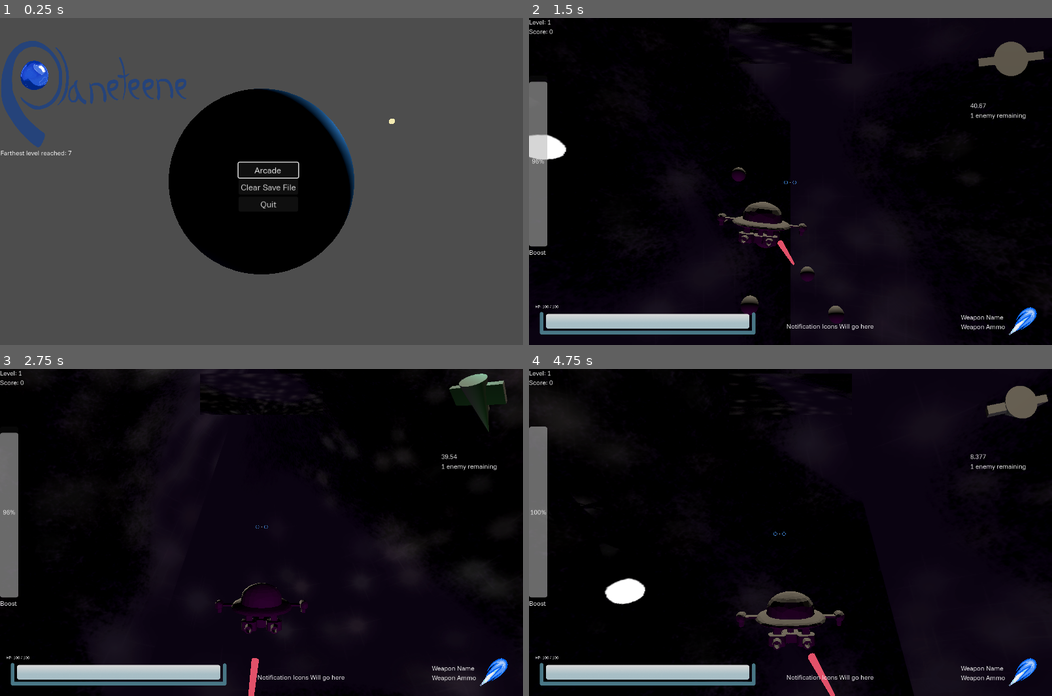
Above: before the commit, frames 1-4 (two rows, left to right).
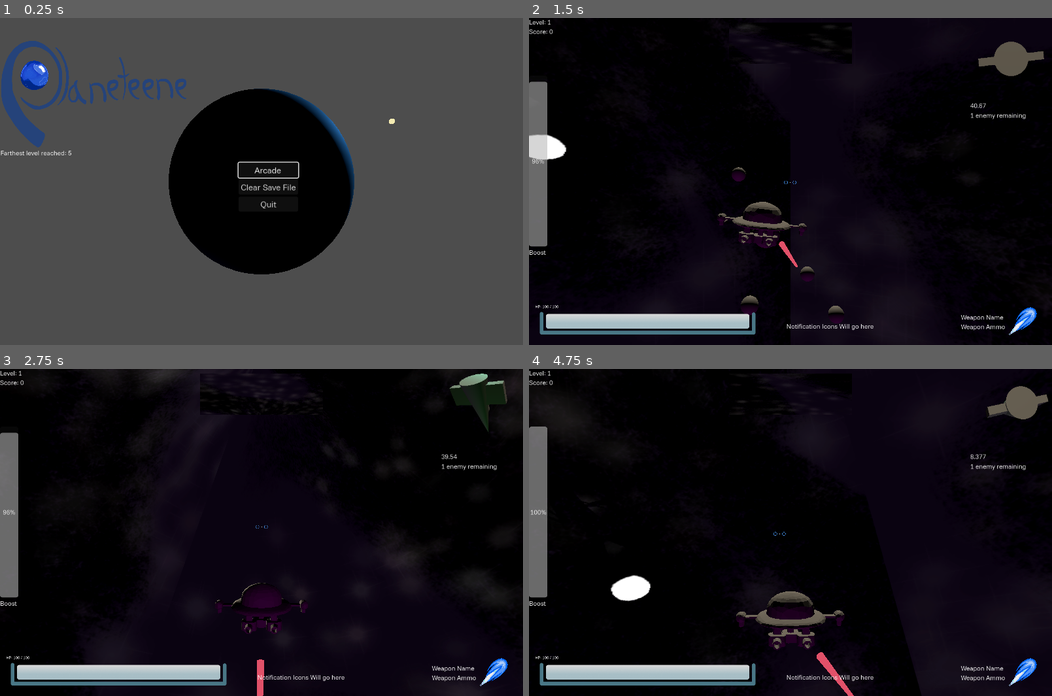
Above: after the commit, the same moments.

Repository: WilliamAalund/TAGD-Game-Jam-Fall-2024
Game: Godot game, scene res://Code/PrimaryScenes/Main/Main.tscn
The game is run twice, just before and just after one commit, with the same random seed, the same clock (stepped at 60 frames per second) and the same inputs.
Inputs (mouse positions are in pixels of both pictures, inside the frame that each line leads up to):
- Up to frame 1 (0.25 s): no input
- Up to frame 2 (1.5 s): click "Arcade" at 0.5 s; tap Enter at 1.25 s; move the mouse to (905, 165) at 1.27 s; hold D (debug_right) from 1.28 s (still down); hold Shift (boost) from 1.28 s (still down)
- Up to frame 3 (2.75 s): tap F (break) at 1.55, 2.1 s; move the mouse to (156, 548) at 2.02 s; release D (debug_right) at 2.03 s; release Shift (boost) at 2.03 s; hold S (debug_down) from 2.03 s (still down); right-click (156, 548) at 2.3 s
- Up to frame 4 (4.75 s): move the mouse to (842, 460) at 2.77 s; release S (debug_down) at 2.78 s; hold D (debug_right) 2.78-3.53 s; hold Right mouse button (focus) 2.78-3.53 s; tap Shift (boost) at 3.05, 3.6 s; move the mouse to (764, 597) at 3.52 s; hold W (debug_up) 3.53-4.28 s; tap F (break) at 3.8 s; move the mouse to (947, 581) at 4.27 s; hold A (debug_left) from 4.28 s (still down); hold F (break) from 4.28 s (still down); right-click (947, 581) at 4.55 s

The runs differ from the first frame. In frame 1, less than 0.1% of the frame differs, in the area x 13-14%, y 40-42%; in frame 2, less than 0.1%; in frame 3, 0.4%; in frame 4, 0.8%, in the area x 9-100%, y 5-100%.

Commit message:
Bug Fixes

Diff:
--- /dev/null
+++ b/Game/Code/Entities/Enemies/v2/EnemyScenes/GigaTurret/GigaTurret.tscn
@@ -0,0 +1,65 @@
+[gd_scene load_steps=11 format=3 uid="uid://1guy23bvapw2"]
+
+[ext_resource type="Script" path="res://Code/Scripts/Non Globals/enemy_metadata.gd" id="1_xaqtk"]
+[ext_resource type="PackedScene" uid="uid://b8qasgofojf3r" path="res://Code/Entities/Enemies/v2/Components/ShipBody.tscn" id="2_vcr8n"]
+[ext_resource type="PackedScene" uid="uid://c17cra5ohaeo7" path="res://Code/Entities/Enemies/v2/Components/PlayerDetector.tscn" id="3_e1jbc"]
+[ext_resource type="PackedScene" uid="uid://dfji6m12utrpc" path="res://Code/Entities/Enemies/v2/Components/ProjectileSpawner.tscn" id="4_pmjuh"]
+[ext_resource type="PackedScene" uid="uid://265oq6xbr5ek" path="res://Code/Entities/Enemies/v2/Components/PlayerInSightsDetector.tscn" id="5_jjfr0"]
+[ext_resource type="PackedScene" uid="uid://bhwhagdeanf43" path="res://Code/Entities/Enemies/v2/Components/CoreStatsManager.tscn" id="6_p1oqb"]
+
+[sub_resource type="SphereShape3D" id="SphereShape3D_ir5b4"]
+radius = 2.5
+
+[sub_resource type="CylinderShape3D" id="CylinderShape3D_sd0qs"]
+height = 2.5
+radius = 0.8
+
+[sub_resource type="SphereShape3D" id="SphereShape3D_s01ly"]
+radius = 250.0
+
+[sub_resource type="BoxShape3D" id="BoxShape3D_yw3wf"]
+size = Vector3(30, 30, 263.682)
+
+[node name="GigaTurret" type="Node3D" groups=["enemy"]]
+script = ExtResource("1_xaqtk")
+
+[node name="ShipBody" parent="." instance=ExtResource("2_vcr8n")]
+velocity = Vector3(-23.3545, -1.34565e-06, -26.0685)
+ship_mesh_path = "res://Resources/Meshes/Placeholder/GigaTurretHead.tscn"
+travel_speed = 0
+off_course_travel_speed = 0
+rotation_speed_multiplier = 1.1
+alters_speed_when_off_target = false
+
+[node name="CollisionShape3D" type="CollisionShape3D" parent="ShipBody"]
+transform = Transform3D(1, 0, 0, 0, -4.37114e-08, -1, 0, 1, -4.37114e-08, 0, 0, 0)
+shape = SubResource("SphereShape3D_ir5b4")
+
+[node name="CollisionShape3D2" type="CollisionShape3D" parent="ShipBody"]
+transform = Transform3D(1, 0, 0, 0, -0.00523593, -0.999986, 0, 0.999986, -0.00523593, 0, 0, -3.19318)
+shape = SubResource("CylinderShape3D_sd0qs")
+
+[node name="PlayerDetector" parent="ShipBody" instance=ExtResource("3_e1jbc")]
+
+[node name="CollisionShape3D" type="CollisionShape3D" parent="ShipBody/PlayerDetector"]
+shape = SubResource("SphereShape3D_s01ly")
+
+[node name="ProjectileSpawner" parent="ShipBody" instance=ExtResource("4_pmjuh")]
+transform = Transform3D(1, 0, 0, 0, 1, 0, 0, 0, 1, 0, 0, -5.19829)
+
+[node name="PlayerInSightsDetector" parent="ShipBody" instance=ExtResource("5_jjfr0")]
+
+[node name="CollisionShape3D" type="CollisionShape3D" parent="ShipBody/PlayerInSightsDetector"]
+transform = Transform3D(1, 0, 0, 0, 1, 0, 0, 0, 1, 0, 0, -131.35)
+shape = SubResource("BoxShape3D_yw3wf")
+
+[node name="CoreStatsManager" parent="." instance=ExtResource("6_p1oqb")]
+HP = 50
+maximum_HP = 50
+
+[connection signal="ship_hit_by_projectile" from="ShipBody" to="CoreStatsManager" method="_on_ship_body_ship_hit_by_projectile"]
+[connection signal="player_entered_area" from="ShipBody/PlayerDetector" to="ShipBody" method="_on_player_detector_player_entered_area"]
+[connection signal="player_exited_area" from="ShipBody/PlayerDetector" to="ShipBody" method="_on_player_detector_player_exited_area"]
+[connection signal="body_entered" from="ShipBody/PlayerInSightsDetector" to="ShipBody/ProjectileSpawner" method="_on_player_in_sights_detector_body_entered"]
+[connection signal="body_exited" from="ShipBody/PlayerInSightsDetector" to="ShipBody/ProjectileSpawner" method="_on_player_in_sights_detector_body_exited"]
+[connection signal="enemy_HP_depleted" from="CoreStatsManager" to="." method="_on_core_stats_manager_enemy_hp_depleted"]
--- a/Game/Code/Entities/Player/v1/ProjectileHandler.tscn
+++ b/Game/Code/Entities/Player/v1/ProjectileHandler.tscn
@@ -8,10 +8,10 @@
 [node name="LaserCannons" type="Node3D" parent="."]
 
 [node name="Left" type="Marker3D" parent="LaserCannons"]
-transform = Transform3D(1, 0, 0, 0, 1, 0, 0, 0, 1, -1.2, -0.1, -1)
+transform = Transform3D(1, 0, 0, 0, 1, 0, 0, 0, 1, -1.2, -0.1, -1.5)
 
 [node name="Right" type="Marker3D" parent="LaserCannons"]
-transform = Transform3D(1, 0, 0, 0, 1, 0, 0, 0, 1, 1.2, -0.1, -1)
+transform = Transform3D(1, 0, 0, 0, 1, 0, 0, 0, 1, 1.2, -0.1, -1.5)
 
 [node name="Center" type="Marker3D" parent="LaserCannons"]
 transform = Transform3D(1, 0, 0, 0, 1, 0, 0, 0, 1, 0, 0, -3.00874)
--- a/Game/Code/Entities/Player/v1/Ship.tscn
+++ b/Game/Code/Entities/Player/v1/Ship.tscn
@@ -9,7 +9,7 @@
 radius = 0.6
 
 [sub_resource type="BoxShape3D" id="BoxShape3D_cf2ht"]
-size = Vector3(2.53, 0.15, 1)
+size = Vector3(2.5, 0.15, 0.8)
 
 [sub_resource type="SphereShape3D" id="SphereShape3D_v0pkj"]
 radius = 0.4
@@ -33,6 +33,7 @@
 visible = false
 
 [node name="CollisionShape3D2" type="CollisionShape3D" parent="."]
+transform = Transform3D(1, 0, 0, 0, 1, 0, 0, 0, 1, 0, 0, 0.098532)
 shape = SubResource("BoxShape3D_cf2ht")
 
 [node name="SpringArm3D" type="SpringArm3D" parent="."]
--- a/Game/Code/Entities/Player/v1/ShipCamera.tscn
+++ b/Game/Code/Entities/Player/v1/ShipCamera.tscn
@@ -32,6 +32,21 @@
 "values": [1.0]
 }
 
+[sub_resource type="Animation" id="Animation_jkkka"]
+resource_name = "accelerate"
+tracks/0/type = "value"
+tracks/0/imported = false
+tracks/0/enabled = true
+tracks/0/path = NodePath("../..:fov_control")
+tracks/0/interp = 1
+tracks/0/loop_wrap = true
+tracks/0/keys = {
+"times": PackedFloat32Array(0, 1),
+"transitions": PackedFloat32Array(1, 1),
+"update": 0,
+"values": [1.0, 1.2]
+}
+
 [sub_resource type="Animation" id="Animation_mcmlt"]
 resource_name = "break_end"
 length = 0.2
@@ -64,6 +79,22 @@
 "values": [50.0, 85.0]
 }
 
+[sub_resource type="Animation" id="Animation_vthwf"]
+resource_name = "decelerate"
+length = 0.4
+tracks/0/type = "value"
+tracks/0/imported = false
+tracks/0/enabled = true
+tracks/0/path = NodePath("../..:fov_control")
+tracks/0/interp = 1
+tracks/0/loop_wrap = true
+tracks/0/keys = {
+"times": PackedFloat32Array(0, 0.4),
+"transitions": PackedFloat32Array(1, 1),
+"update": 0,
+"values": [1.2, 1.0]
+}
+
 [sub_resource type="Animation" id="Animation_0nstr"]
 resource_name = "front_camera_zoom_in"
 length = 0.2
@@ -94,37 +125,6 @@
 "transitions": PackedFloat32Array(1, 1),
 "update": 0,
 "values": [0.8, 1.0]
-}
-
-[sub_resource type="Animation" id="Animation_jkkka"]
-resource_name = "accelerate"
-tracks/0/type = "value"
-tracks/0/imported = false
-tracks/0/enabled = true
-tracks/0/path = NodePath("../..:fov_control")
-tracks/0/interp = 1
-tracks/0/loop_wrap = true
-tracks/0/keys = {
-"times": PackedFloat32Array(0, 1),
-"transitions": PackedFloat32Array(1, 1),
-"update": 0,
-"values": [1.0, 1.2]
-}
-
-[sub_resource type="Animation" id="Animation_vthwf"]
-resource_name = "decelerate"
-length = 0.4
-tracks/0/type = "value"
-tracks/0/imported = false
-tracks/0/enabled = true
-tracks/0/path = NodePath("../..:fov_control")
-tracks/0/interp = 1
-tracks/0/loop_wrap = true
-tracks/0/keys = {
-"times": PackedFloat32Array(0, 0.4),
-"transitions": PackedFloat32Array(1, 1),
-"update": 0,
-"values": [1.2, 1.0]
 }
 
 [sub_resource type="AnimationLibrary" id="AnimationLibrary_gfsjc"]
--- a/Game/Code/Scripts/Non Globals/Game.gd
+++ b/Game/Code/Scripts/Non Globals/Game.gd
@@ -13,6 +13,7 @@
 @onready var small_enemy_ship = load("res://Code/Entities/Enemies/v2/EnemyScenes/BabyShip/BabyShip.tscn")
 @onready var standard_enemy_ship = load("res://Code/Entities/Enemies/v2/EnemyScenes/StandardShip/StandardShip.tscn")
 @onready var tiny_turret = load("res://Code/Entities/Enemies/v2/EnemyScenes/TinyTurret/TinyTurret.tscn")
+@onready var giga_turret = load("res://Code/Entities/Enemies/v2/EnemyScenes/GigaTurret/GigaTurret.tscn")
 @onready var small_rock = load("res://Code/Entities/Environment/SmallRock.tscn")
 @export var debug_enabled = false
 
@@ -136,16 +137,22 @@
 	enemies_defeated = 0
 	for i in range(num_random_positions):
 		if i < game_level:
-			var random_number = randi_range(0,2)
-			if random_number == 0:
-				spawn_enemy(random_positions[i],small_enemy_ship)
-			elif random_number == 1:
-				if game_level > 5:
-					spawn_enemy(random_positions[i],standard_enemy_ship)
+
+			if game_level == 1:
+				spawn_enemy(random_positions[i], tiny_turret)
+			else:
+				var random_number = randi_range(0,3)
+				if random_number == 0:
+					spawn_enemy(random_positions[i],small_enemy_ship)
+				elif random_number == 1:
+					if game_level > 5:
+						spawn_enemy(random_positions[i],standard_enemy_ship)
+					else:
+						spawn_enemy(random_positions[i],tiny_turret)
+				elif random_number == 2:
+					spawn_enemy(random_positions[i], giga_turret)
 				else:
 					spawn_enemy(random_positions[i],tiny_turret)
-			else:
-				spawn_enemy(random_positions[i],tiny_turret)
 		else:
 			spawn_rock(random_positions[i],standard_enemy_ship)
 
--- a/Game/Code/Scripts/Non Globals/PlayerShip.gd
+++ b/Game/Code/Scripts/Non Globals/PlayerShip.gd
@@ -43,16 +43,16 @@
 	if input_enabled:
 		if Input.is_action_pressed("focus"):
 			max_net_input = 0.4
-			net_input_rate_multiplier = 8
+			net_input_rate_multiplier = 10
 		elif Input.is_action_pressed("break"):
 			max_net_input = 2.4
-			net_input_rate_multiplier = 12
+			net_input_rate_multiplier = 14
 		elif Input.is_action_pressed("boost") and not boost_depleted:
 			max_net_input = 1.6
-			net_input_rate_multiplier = 8
+			net_input_rate_multiplier = 10
 		else:
 			max_net_input = 1.6
-			net_input_rate_multiplier = 8
+			net_input_rate_multiplier = 10
 		# Update net inputs for movement and rotation
 		update_net_input_horizontal(delta)
 		update_net_input_vertical(delta)
--- /dev/null
+++ b/Game/Resources/Materials/Placeholder/RedMetallic.tres
@@ -0,0 +1,7 @@
+[gd_resource type="StandardMaterial3D" format=3 uid="uid://uqyu446333vo"]
+
+[resource]
+albedo_color = Color(0.268337, 0.0547777, 0.00557557, 1)
+metallic = 1.0
+metallic_specular = 0.4
+roughness = 0.44
--- /dev/null
+++ b/Game/Resources/Meshes/Placeholder/GigaTurretHead.tscn
@@ -0,0 +1,49 @@
+[gd_scene load_steps=10 format=3 uid="uid://cg3h6tl40v5cs"]
+
+[ext_resource type="Material" uid="uid://uqyu446333vo" path="res://Resources/Materials/Placeholder/RedMetallic.tres" id="1_3m8hc"]
+[ext_resource type="Material" uid="uid://dv4evy0j5ptc3" path="res://Resources/Materials/Placeholder/Metal.tres" id="2_70jru"]
+[ext_resource type="Material" uid="uid://bd4ybnvo61hpq" path="res://Resources/Materials/Placeholder/PlayAreaSeeker.tres" id="3_i0mjj"]
+[ext_resource type="Material" uid="uid://qkt34qm0t3q7" path="res://Resources/Materials/Placeholder/Boundary.tres" id="4_xncfv"]
+
+[sub_resource type="SphereMesh" id="SphereMesh_sbu57"]
+material = ExtResource("1_3m8hc")
+radius = 1.5
+height = 3.0
+
+[sub_resource type="PrismMesh" id="PrismMesh_5op2q"]
+material = ExtResource("2_70jru")
+size = Vector3(1, 1, 2)
+
+[sub_resource type="PrismMesh" id="PrismMesh_xv0ov"]
+material = ExtResource("3_i0mjj")
+size = Vector3(0.6, 0.6, 1)
+
+[sub_resource type="SphereMesh" id="SphereMesh_76g0l"]
+material = ExtResource("4_xncfv")
+radius = 0.4
+height = 0.8
+
+[sub_resource type="BoxMesh" id="BoxMesh_1e02b"]
+size = Vector3(0.4, 0.4, 1)
+
+[node name="TinyTurretHead" type="Node3D"]
+transform = Transform3D(1.5, 0, 0, 0, 1.5, 0, 0, 0, 1.5, 0, 0, 0)
+
+[node name="MeshInstance3D" type="MeshInstance3D" parent="."]
+mesh = SubResource("SphereMesh_sbu57")
+
+[node name="MeshInstance3D2" type="MeshInstance3D" parent="."]
+transform = Transform3D(1, 0, 0, 0, 1, 0, 0, 0, 1, 0, 0, -2.01205)
+mesh = SubResource("PrismMesh_5op2q")
+
+[node name="MeshInstance3D3" type="MeshInstance3D" parent="."]
+transform = Transform3D(1, 0, 0, 0, 1, 0, 0, 0, 1, 0, 0, -2.59048)
+mesh = SubResource("PrismMesh_xv0ov")
+
+[node name="Eye" type="MeshInstance3D" parent="."]
+transform = Transform3D(1, 0, 0, 0, 1, 0, 0, 0, 1, 0.801226, 0.727555, -0.867562)
+mesh = SubResource("SphereMesh_76g0l")
+
+[node name="MeshInstance3D4" type="MeshInstance3D" parent="."]
+transform = Transform3D(1, 0, 0, 0, 1, 0, 0, 0, 1, -1.28399, -0.54859, 0)
+mesh = SubResource("BoxMesh_1e02b")
--- a/Game/save.json
+++ b/Game/save.json
@@ -1 +1 @@
-{"farthest_level":7,"high_score":-1,"high_score_name":""}
+{"farthest_level":5,"high_score":-1,"high_score_name":""}
Not shown, changed: Exports/StarfighterinTraining.pck
